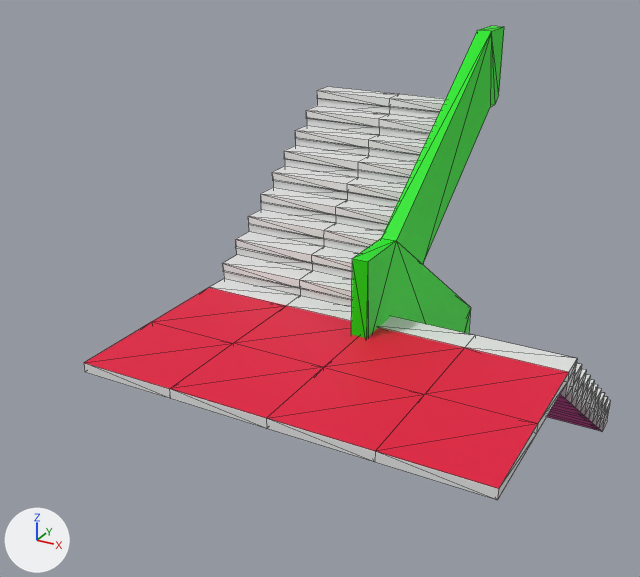
The glTF model Assets/Treppe.glb, before and after one commit.
Both versions are drawn from a 50 mm lens placed at (3.44, -10.11, 5.7), pointed at (-0.59, -2.77, 2.03). The lights are fixed; the arrows at lower left show +X, +Y and +Z. Mesh edges are drawn as thin lines. Vertices at the same position are counted once.

Names of what the first picture shows: 'Treppe.005'.
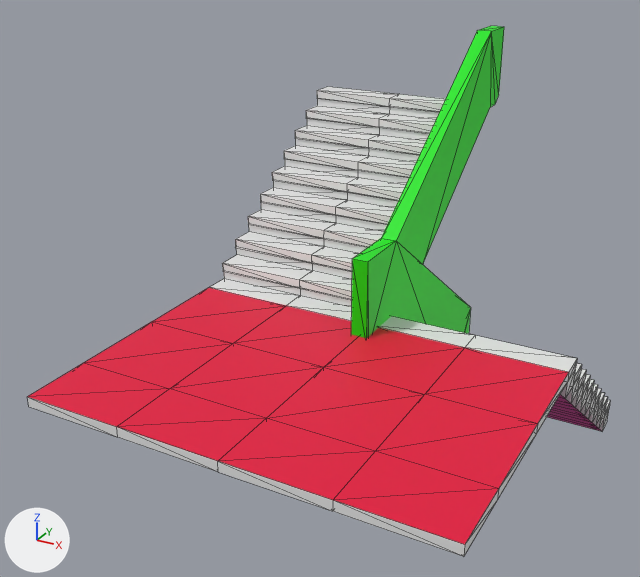
Boxes (x1, y1, x2, y2) around the edits, measured in the pictures (640 x 577 px):
'Treppe.005', reshaped (11% wider, 12% taller)
    before: (84, 26, 610, 500)
    after: (27, 26, 610, 556)
part 1 of me_cube_028, built on
    before: (84, 363, 498, 500)
    after: (27, 363, 498, 556)

The edits, one by one:
me_cube_028 is used by ob_treppe_005; location (0.0, 0.0, 0.0).
me_cube_028 had 476 vertices, 1004 faces and spanned x -2.0..2.0, y -4.77..0.57, z -0.28..4.31.
me_cube_028 now has 486 vertices, 1024 faces and spans x -2.0..2.0, y -5.47..0.57, z -0.28..4.31.
Part 1, on me_cube_028:
8 faces are deleted.
10 new vertices lie (0.0, -0.7, 0.0) away from vertices in x -2.0..2.0, y -4.77, z 1.65..1.75.
12 new faces join them, mat_standard (white #e7e7e7).
8 new faces join them, mat_boden (pink #e7003c).
8 new faces join them, mat_decke (pink #e700a4).
